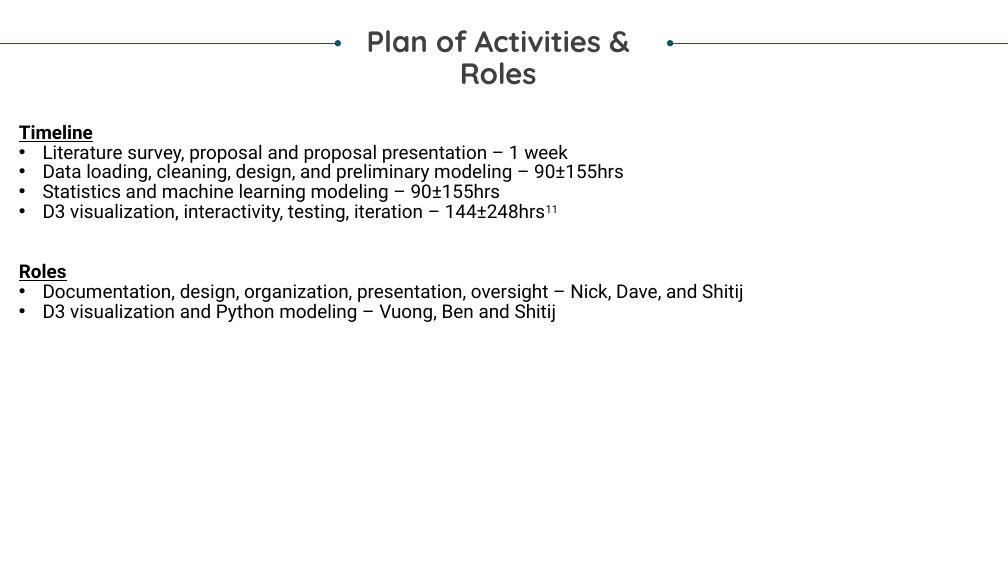
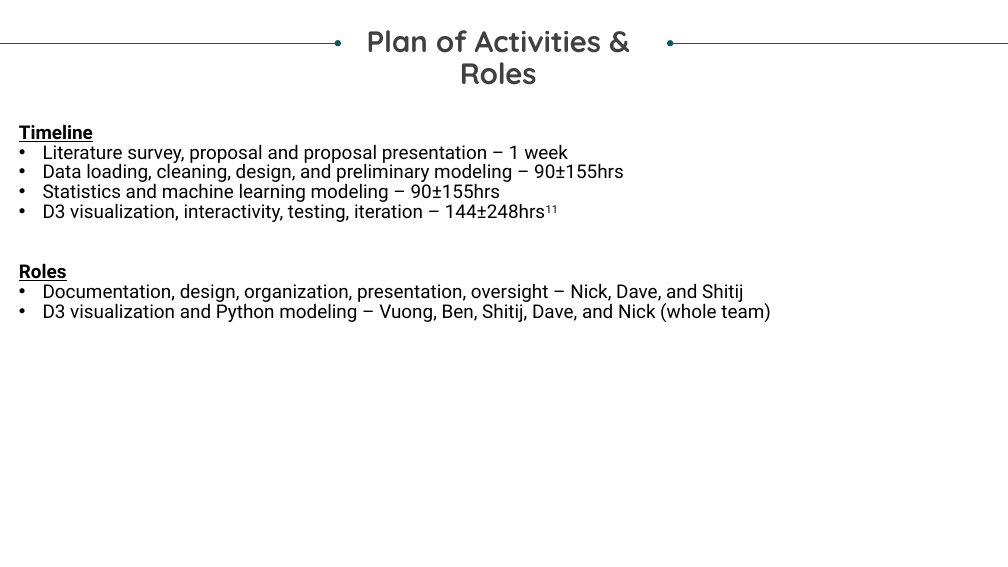
Before and after one commit to bspivey/GraduationAnalysis, a slide deck: slide 11 of SESIoN Proposal.pptx. Drawn at 1008x567 pixels with LibreOffice and Linux fonts; fonts in the diff are those of the drawing. Boxes give left, top, right and bottom in pixels: in the first picture for what was removed or moved away, otherwise in the second. Text is boxed around its words. In the diff, an @@ line names an element or a change of style, - is before the commit and + after.

```diff
--- a/SESIoN Proposal.pptx
+++ b/SESIoN Proposal.pptx
@@ text at [43,301,771,322]: text changed @@
-• D3 visualization and Python modeling – Vuong, Ben and Shitij
+• D3 visualization and Python modeling – Vuong, Ben, Shitij, Dave, and Nick (whole team)
```
Also in this commit, not shown: 3 other slides changed.
